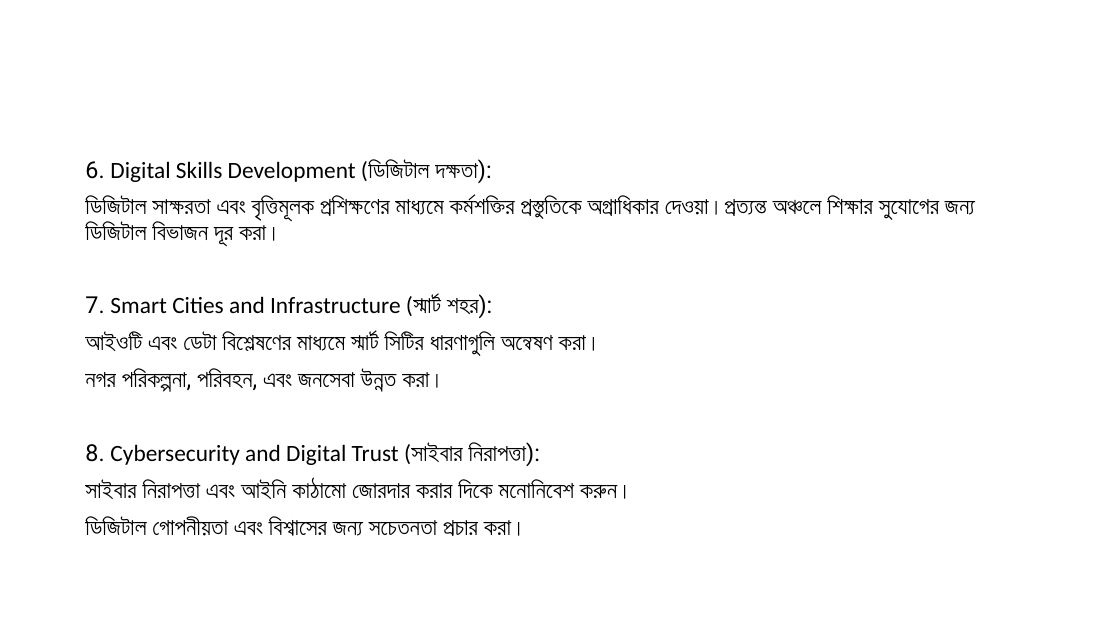
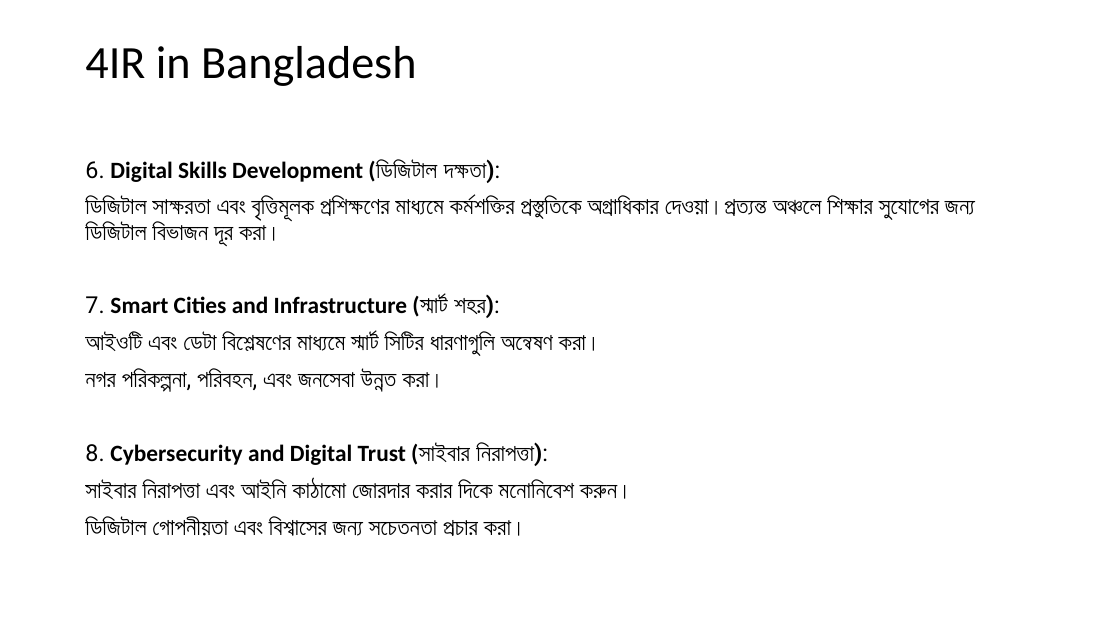
Before and after one commit to MoazzemhossainMoazz/HPP_files, a slide deck: slide 8 of 7 Fourth Industrial Revolution(4IR).pptx. Drawn at 1120x630 pixels with LibreOffice and Linux fonts; fonts in the diff are those of the drawing. Boxes give left, top, right and bottom in pixels: in the first picture for what was removed or moved away, otherwise in the second. Text is boxed around its words. In the diff, an @@ line names an element or a change of style, - is before the commit and + after.

```diff
--- a/7 Fourth Industrial Revolution(4IR).pptx
+++ b/7 Fourth Industrial Revolution(4IR).pptx
@@ title added at bbox=[85, 46, 416, 86], 39.6 pt, text #000000 @@
+4IR in Bangladesh
@@ text at bbox=[85, 159, 548, 466]: bold on in "Digital Skills Development (ডিজিটাল দক্ষতা):", "Smart Cities and Infrastructure (স্মার্ট শহর):", "Cybersecurity and Digital Trust (সাইবার নিরাপত্তা):" @@
```
Also in this commit, not shown: 8 other slides changed, 2 slides added, 5 slides removed.
